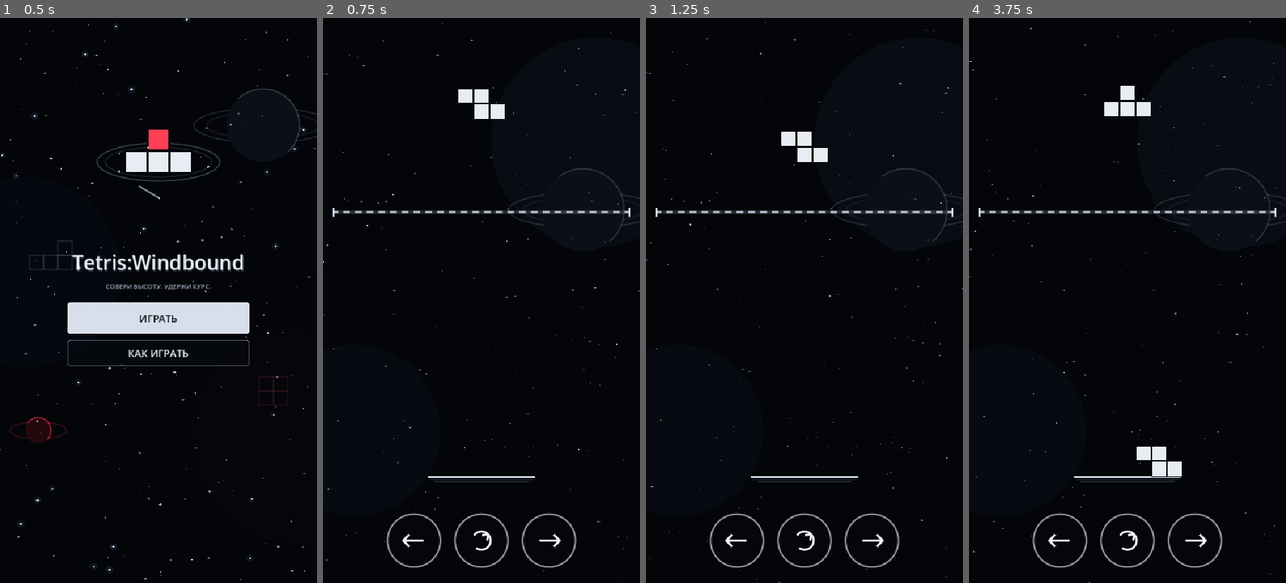
Above: before the commit, frames 1-4 (left to right).
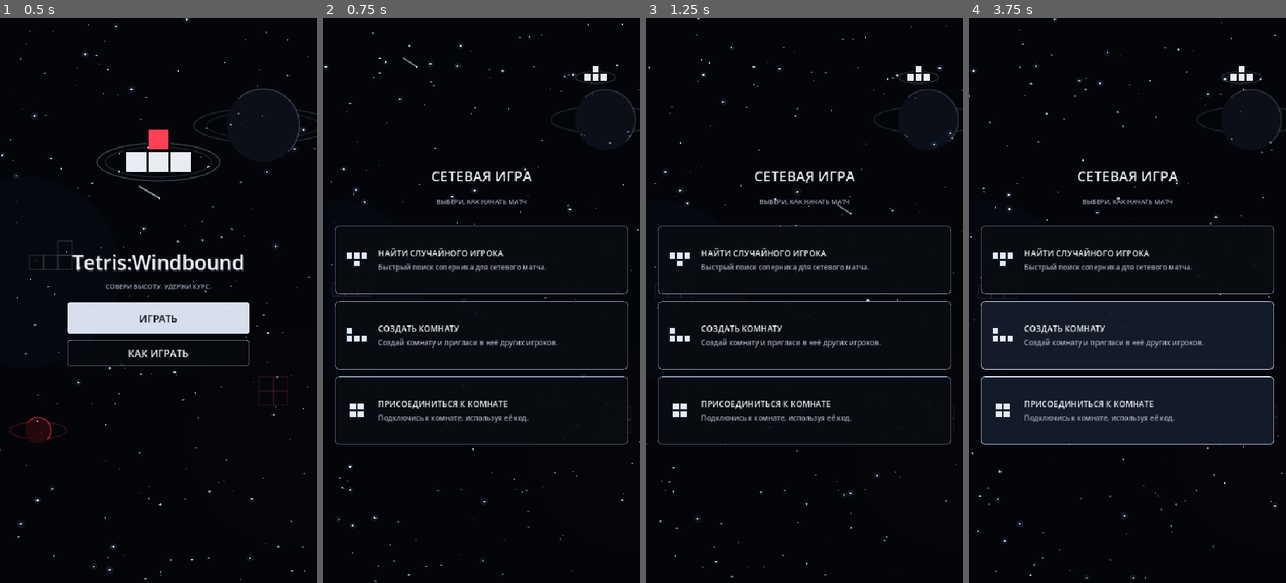
Above: after the commit, the same moments.

Repository: MrGardin/Tetris
Game: Godot game, scene res://scenes/Start/Start.tscn
The game is run twice, just before and just after one commit, with the same random seed, the same clock (stepped at 60 frames per second) and the same inputs.
Inputs (mouse positions are in pixels of both pictures, inside the frame that each line leads up to):
- Up to frame 1 (0.5 s): no input
- Up to frame 2 (0.75 s): click "ИГРАТЬ" at 0.5 s
- Up to frame 3 (1.25 s): no input
- Up to frame 4 (3.75 s): tap Enter at 1.25 s; move the mouse to (1197, 272) at 1.27 s; hold D 1.28-2 s; click (1197, 272) at 1.42 s; drag from (1064, 328) to (1111, 413) at 2.02 s; move the mouse to (1159, 176) at 2.77 s; hold D 2.78-3.5 s; click (1159, 176) at 2.92 s; drag from (1111, 413) to (1032, 215) at 3.52 s

Frame 1 is identical in both runs. In frame 2, 6.5% of the frame differs, in the area x 0-100%, y 0-100%; in frame 3, 6.6%; in frame 4, 23%.

Commit message:
Экран выбора мультиплеера

Diff:
--- a/scenes/HowToPlay/how_to_play.gd
+++ b/scenes/HowToPlay/how_to_play.gd
@@ -3,7 +3,7 @@
 ## Центрируется между безопасными отступами экрана; при нехватке места прокручивается.
 
 @export_file("*.tscn")
-var start_scene_path: String = "res://scenes/Start/Start.tscn"
+var start_scene_path: String = "res://scenes/MultiplayerMenu/MultiplayerMenu.tscn"
 
 @export_file("*.tscn")
 var main_scene_path: String = "res://Main.tscn"
--- /dev/null
+++ b/scenes/MultiplayerMenu/MultiplayerMenu.tscn
@@ -0,0 +1,6 @@
+[gd_scene load_steps=2 format=3 uid="uid://2f3inybrv578"]
+
+[ext_resource type="Script" uid="uid://dqr27pbrcsgf4" path="res://scenes/MultiplayerMenu/multiplayer_menu.gd" id="1_sblvh"]
+
+[node name="MultiplayerMenu" type="Node2D"]
+script = ExtResource("1_sblvh")
--- /dev/null
+++ b/scenes/MultiplayerMenu/multiplayer_menu.gd
@@ -0,0 +1,503 @@
+extends Node2D
+## Экран выбора сетевого режима Tetris:Windbound.
+## Карточки пока только отображаются — логика нажатий не подключена.
+
+const SPACE := Color("#030509")
+const WHITE := Color("#f0f3f8")
+const MUTED := Color("#a6b0c0")
+const CARD_TEXT := Color("#dce5f5")
+const CARD_ICON := Color("#e4ebf6")
+const CARD_ICON_DARK := Color("#182130")
+
+# Иконки тетромино: клетки заданы в координатах сетки.
+const PIECE_SHAPES: Array = [
+	[Vector2i(0, 0), Vector2i(1, 0), Vector2i(2, 0), Vector2i(1, 1)],
+	[Vector2i(0, 0), Vector2i(0, 1), Vector2i(1, 1), Vector2i(2, 1)],
+	[Vector2i(0, 0), Vector2i(1, 0), Vector2i(0, 1), Vector2i(1, 1)]
+]
+
+
+class TetrominoIcon extends Control:
+	var piece_index := 0
+
+	func _draw() -> void:
+		var shapes: Array = [
+			[Vector2i(0, 0), Vector2i(1, 0), Vector2i(2, 0), Vector2i(1, 1)],
+			[Vector2i(0, 0), Vector2i(0, 1), Vector2i(1, 1), Vector2i(2, 1)],
+			[Vector2i(0, 0), Vector2i(1, 0), Vector2i(0, 1), Vector2i(1, 1)]
+		]
+
+		var shape: Array = shapes[clampi(piece_index, 0, shapes.size() - 1)]
+		var cell_size := 13.0
+		var min_cell := Vector2i(999, 999)
+		var max_cell := Vector2i(-999, -999)
+
+		for cell: Vector2i in shape:
+			min_cell.x = mini(min_cell.x, cell.x)
+			min_cell.y = mini(min_cell.y, cell.y)
+			max_cell.x = maxi(max_cell.x, cell.x)
+			max_cell.y = maxi(max_cell.y, cell.y)
+
+		var shape_size := Vector2(
+			float(max_cell.x - min_cell.x + 1) * cell_size,
+			float(max_cell.y - min_cell.y + 1) * cell_size
+		)
+		var shape_origin := (size - shape_size) * 0.5
+
+		for cell: Vector2i in shape:
+			var local_cell := Vector2(
+				float(cell.x - min_cell.x),
+				float(cell.y - min_cell.y)
+			)
+			var rect := Rect2(
+				shape_origin + local_cell * cell_size,
+				Vector2.ONE * (cell_size - 1.0)
+			)
+
+			draw_rect(rect, CARD_ICON_DARK)
+			draw_rect(rect.grow(-1.4), CARD_ICON)
+
+
+var viewport_size := Vector2(540.0, 960.0)
+var elapsed := 0.0
+
+# x, y — начальная позиция; z — размер; w — фаза мерцания.
+var stars: Array[Vector4] = []
+var star_speeds: Array[Vector2] = []
+
+var scroll: ScrollContainer
+var centering: CenterContainer
+var content: VBoxContainer
+var cards: Array[Button] = []
+
+
+func _ready() -> void:
+	randomize()
+	viewport_size = get_viewport_rect().size
+
+	for i in 180:
+		stars.append(Vector4(
+			randf(),
+			randf(),
+			randf_range(0.7, 1.8),
+			randf_range(0.0, TAU)
+		))
+		star_speeds.append(Vector2(
+			randf_range(-4.0, 4.0),
+			randf_range(2.0, 11.0)
+		))
+
+	_build_interface()
+
+	get_viewport().size_changed.connect(_on_viewport_resized)
+	call_deferred("_update_safe_area")
+	queue_redraw()
+
+
+func _process(delta: float) -> void:
+	elapsed += delta
+	queue_redraw()
+
+
+func _draw() -> void:
+	if viewport_size.x <= 0.0 or viewport_size.y <= 0.0:
+		return
+
+	_draw_background()
+	_draw_planet()
+	_draw_stars()
+	_draw_meteors()
+	_draw_floating_blocks()
+	_draw_logo()
+
+
+func _draw_background() -> void:
+	draw_rect(Rect2(Vector2.ZERO, viewport_size), SPACE)
+
+	draw_circle(
+		Vector2(viewport_size.x * 0.04, viewport_size.y * 0.48),
+		viewport_size.x * 0.28,
+		Color(0.035, 0.055, 0.095, 0.32)
+	)
+
+	draw_circle(
+		Vector2(viewport_size.x * 0.97, viewport_size.y * 0.76),
+		viewport_size.x * 0.31,
+		Color(0.075, 0.025, 0.045, 0.17)
+	)
+
+
+func _draw_planet() -> void:
+	var center := Vector2(viewport_size.x * 0.89, viewport_size.y * 0.18)
+	var radius := minf(viewport_size.x * 0.095, 52.0)
+
+	_draw_ellipse(
+		center,
+		Vector2(radius * 1.8, radius * 0.45),
+		Color(0.72, 0.78, 0.88, 0.13),
+		1.0
+	)
+
+	draw_circle(center, radius, Color("#0b1018"))
+	draw_arc(
+		center,
+		radius,
+		-2.3,
+		0.8,
+		48,
+		Color(0.81, 0.86, 0.94, 0.18),
+		1.0,
+		true
+	)
+
+
+func _draw_stars() -> void:
+	for i in stars.size():
+		var star := stars[i]
+		var speed := star_speeds[i]
+
+		var x := fposmod(
+			star.x * viewport_size.x + speed.x * elapsed,
+			viewport_size.x
+		)
+		var y := fposmod(
+			star.y * viewport_size.y + speed.y * elapsed,
+			viewport_size.y
+		)
+
+		var twinkle := 0.5 + 0.5 * sin(elapsed * 2.0 + star.w)
+		var alpha := 0.22 + 0.70 * twinkle
+		var point := Vector2(x, y)
+
+		if star.z > 1.35 and twinkle > 0.78:
+			draw_circle(
+				point,
+				star.z * 3.5,
+				Color(0.56, 0.70, 1.0, 0.045 + twinkle * 0.055)
+			)
+
+		draw_circle(point, star.z, Color(0.88, 0.92, 1.0, alpha))
+
+		if star.z > 1.5:
+			draw_line(
+				point - Vector2(2.5, 0.0),
+				point + Vector2(2.5, 0.0),
+				Color(0.88, 0.92, 1.0, alpha * 0.35),
+				0.7,
+				true
+			)
+
+
+func _draw_meteors() -> void:
+	for i in 3:
+		var cycle := fposmod(elapsed + float(i) * 2.7, 8.0)
+		if cycle > 1.0:
+			continue
+
+		var progress := cycle
+		var x := fposmod(float(i) * 0.37 + 0.18 + progress * 0.70, 1.0)
+		var y := fposmod(float(i) * 0.23 + progress * 0.52, 1.0)
+
+		var head := Vector2(x * viewport_size.x, y * viewport_size.y)
+		var tail := head + Vector2(-23.0, -15.0)
+
+		draw_line(tail, head, Color(0.74, 0.84, 1.0, 0.08), 3.0, true)
+		draw_line(tail, head, Color(0.90, 0.94, 1.0, 0.48), 1.0, true)
+		draw_circle(head, 1.2, Color(1.0, 1.0, 1.0, 0.75))
+
+
+func _draw_floating_blocks() -> void:
+	var cell_size := clampf(viewport_size.x * 0.04, 16.0, 23.0)
+	var drift := sin(elapsed * 0.7) * 6.0
+
+	_draw_ghost_piece(
+		Vector2(viewport_size.x * 0.09, viewport_size.y * 0.48 + drift),
+		cell_size,
+		[
+			Vector2i(-1, 0),
+			Vector2i(0, 0),
+			Vector2i(1, 0),
+			Vector2i(1, -1)
+		],
+		Color(0.78, 0.84, 0.94, 0.08)
+	)
+
+	_draw_ghost_piece(
+		Vector2(viewport_size.x * 0.91, viewport_size.y * 0.70 - drift),
+		cell_size,
+		[
+			Vector2i(0, 0),
+			Vector2i(1, 0),
+			Vector2i(0, 1),
+			Vector2i(1, 1)
+		],
+		Color(0.78, 0.84, 0.94, 0.07)
+	)
+
+
+func _draw_ghost_piece(
+	center: Vector2,
+	cell_size: float,
+	cells: Array[Vector2i],
+	color: Color
+) -> void:
+	for cell in cells:
+		var rect := Rect2(
+			center + Vector2(cell) * cell_size
+				- Vector2.ONE * cell_size * 0.5,
+			Vector2.ONE * cell_size
+		)
+		draw_rect(rect, color, false, 1.0, true)
+
+
+func _draw_logo() -> void:
+	var center := Vector2(viewport_size.x * 0.86, viewport_size.y * 0.105)
+	var cell_size := clampf(viewport_size.x * 0.025, 11.0, 15.0)
+
+	_draw_ellipse(
+		center,
+		Vector2(cell_size * 2.5, cell_size * 0.75),
+		Color(0.72, 0.79, 0.91, 0.17),
+		1.0
+	)
+
+	var cells: Array[Vector2i] = [
+		Vector2i(-1, 0),
+		Vector2i(0, 0),
+		Vector2i(1, 0),
+		Vector2i(0, -1)
+	]
+
+	for cell in cells:
+		var rect := Rect2(
+			center + Vector2(cell) * cell_size
+				- Vector2.ONE * cell_size * 0.5,
+			Vector2.ONE * cell_size
+		)
+		draw_rect(rect.grow(1.0), Color("#05070b"))
+		draw_rect(rect.grow(-1.5), Color("#e9edf3"))
+
+
+func _draw_ellipse(
+	center: Vector2,
+	radii: Vector2,
+	color: Color,
+	width: float
+) -> void:
+	var points := PackedVector2Array()
+
+	for i in 65:
+		var angle := TAU * float(i) / 64.0
+		points.append(
+			center + Vector2(
+				cos(angle) * radii.x,
+				sin(angle) * radii.y
+			)
+		)
+
+	draw_polyline(points, color, width, true)
+
+
+func _build_interface() -> void:
+	var canvas_layer := CanvasLayer.new()
+	add_child(canvas_layer)
+
+	var root := Control.new()
+	root.set_anchors_and_offsets_preset(Control.PRESET_FULL_RECT)
+	root.mouse_filter = Control.MOUSE_FILTER_PASS
+	canvas_layer.add_child(root)
+
+	scroll = ScrollContainer.new()
+	scroll.set_anchors_and_offsets_preset(Control.PRESET_FULL_RECT)
+	scroll.horizontal_scroll_mode = ScrollContainer.SCROLL_MODE_DISABLED
+	scroll.vertical_scroll_mode = ScrollContainer.SCROLL_MODE_AUTO
+	scroll.follow_focus = true
+	root.add_child(scroll)
+
+	centering = CenterContainer.new()
+	centering.size_flags_horizontal = Control.SIZE_EXPAND_FILL
+	centering.size_flags_vertical = Control.SIZE_EXPAND_FILL
+	scroll.add_child(centering)
+
+	content = VBoxContainer.new()
+	content.size_flags_horizontal = Control.SIZE_EXPAND_FILL
+	content.size_flags_vertical = Control.SIZE_SHRINK_CENTER
+	content.add_theme_constant_override("separation", 12)
+	centering.add_child(content)
+
+	_add_header()
+
+	cards.append(_create_card(
+		0,
+		"НАЙТИ СЛУЧАЙНОГО ИГРОКА",
+		"Быстрый поиск соперника для сетевого матча."
+	))
+
+	cards.append(_create_card(
+		1,
+		"СОЗДАТЬ КОМНАТУ",
+		"Создай комнату и пригласи в неё других игроков."
+	))
+
+	cards.append(_create_card(
+		2,
+		"ПРИСОЕДИНИТЬСЯ К КОМНАТЕ",
+		"Подключись к комнате, используя её код."
+	))
+
+	for card in cards:
+		content.add_child(card)
+
+
+func _add_header() -> void:
+	var title := Label.new()
+	title.text = "СЕТЕВАЯ ИГРА"
+	title.custom_minimum_size = Vector2(0.0, 40.0)
+	title.size_flags_horizontal = Control.SIZE_EXPAND_FILL
+	title.horizontal_alignment = HORIZONTAL_ALIGNMENT_CENTER
+	title.vertical_alignment = VERTICAL_ALIGNMENT_CENTER
+	title.add_theme_font_size_override("font_size", 24)
+	title.add_theme_color_override("font_color", WHITE)
+	content.add_child(title)
+
+	var subtitle := Label.new()
+	subtitle.text = "ВЫБЕРИ, КАК НАЧАТЬ МАТЧ"
+	subtitle.custom_minimum_size = Vector2(0.0, 22.0)
+	subtitle.size_flags_horizontal = Control.SIZE_EXPAND_FILL
+	subtitle.horizontal_alignment = HORIZONTAL_ALIGNMENT_CENTER
+	subtitle.vertical_alignment = VERTICAL_ALIGNMENT_CENTER
+	subtitle.add_theme_font_size_override("font_size", 11)
+	subtitle.add_theme_color_override("font_color", MUTED)
+	content.add_child(subtitle)
+
+	var spacer := Control.new()
+	spacer.custom_minimum_size = Vector2(0.0, 6.0)
+	content.add_child(spacer)
+
+
+func _create_card(
+	piece_index: int,
+	heading: String,
+	description: String
+) -> Button:
+	var button := Button.new()
+	button.text = ""
+	button.custom_minimum_size = Vector2(0.0, 116.0)
+	button.size_flags_horizontal = Control.SIZE_EXPAND_FILL
+	button.focus_mode = Control.FOCUS_ALL
+	button.mouse_filter = Control.MOUSE_FILTER_STOP
+
+	button.add_theme_stylebox_override("normal", _make_card_style(0))
+	button.add_theme_stylebox_override("hover", _make_card_style(1))
+	button.add_theme_stylebox_override("pressed", _make_card_style(2))
+	button.add_theme_stylebox_override("focus", _make_card_style(1))
+
+	var row := HBoxContainer.new()
+	row.set_anchors_and_offsets_preset(Control.PRESET_FULL_RECT)
+	row.offset_left = 14.0
+	row.offset_top = 10.0
+	row.offset_right = -14.0
+	row.offset_bottom = -10.0
+	row.add_theme_constant_override("separation", 12)
+	row.mouse_filter = Control.MOUSE_FILTER_IGNORE
+	button.add_child(row)
+
+	var icon := TetrominoIcon.new()
+	icon.piece_index = piece_index
+	icon.custom_minimum_size = Vector2(48.0, 48.0)
+	icon.size_flags_vertical = Control.SIZE_SHRINK_CENTER
+	icon.mouse_filter = Control.MOUSE_FILTER_IGNORE
+	row.add_child(icon)
+
+	var text_column := VBoxContainer.new()
+	text_column.size_flags_horizontal = Control.SIZE_EXPAND_FILL
+	text_column.size_flags_vertical = Control.SIZE_EXPAND_FILL
+	text_column.alignment = BoxContainer.ALIGNMENT_CENTER
+	text_column.add_theme_constant_override("separation", 5)
+	text_column.mouse_filter = Control.MOUSE_FILTER_IGNORE
+	row.add_child(text_column)
+
+	var title := Label.new()
+	title.text = heading
+	title.size_flags_horizontal = Control.SIZE_EXPAND_FILL
+	title.autowrap_mode = TextServer.AUTOWRAP_WORD_SMART
+	title.add_theme_font_size_override("font_size", 14)
+	title.add_theme_color_override("font_color", WHITE)
+	title.mouse_filter = Control.MOUSE_FILTER_IGNORE
+	text_column.add_child(title)
+
+	var detail := Label.new()
+	detail.text = description
+	detail.size_flags_horizontal = Control.SIZE_EXPAND_FILL
+	detail.autowrap_mode = TextServer.AUTOWRAP_WORD_SMART
+	detail.add_theme_font_size_override("font_size", 12)
+	detail.add_theme_color_override("font_color", MUTED)
+	detail.mouse_filter = Control.MOUSE_FILTER_IGNORE
+	text_column.add_child(detail)
+
+	return button
+
+
+func _make_card_style(state: int) -> StyleBoxFlat:
+	var style := StyleBoxFlat.new()
+	style.set_corner_radius_all(7)
+	style.set_border_width_all(1)
+	style.content_margin_left = 12.0
+	style.content_margin_right = 12.0
+	style.content_margin_top = 8.0
+	style.content_margin_bottom = 8.0
+
+	match state:
+		0:
+			# Тёмный космический фон карточки оставлен.
+			style.bg_color = Color(0.035, 0.045, 0.065, 0.92)
+			style.border_color = Color(0.58, 0.66, 0.79, 0.55)
+		1:
+			style.bg_color = Color(0.08, 0.11, 0.16, 0.97)
+			style.border_color = Color(0.82, 0.88, 0.98, 0.88)
+		2:
+			# Нажатие тоже без красных акцентов.
+			style.bg_color = Color(0.10, 0.14, 0.20, 0.98)
+			style.border_color = Color(0.74, 0.84, 1.0, 0.95)
+
+	return style
+
+
+func _update_safe_area() -> void:
+	viewport_size = get_viewport_rect().size
+
+	var safe_top := maxf(52.0, viewport_size.y * 0.055)
+	var safe_bottom := maxf(32.0, viewport_size.y * 0.04)
+	var side_margin := minf(20.0, viewport_size.x * 0.05)
+	var available_width := maxf(240.0, viewport_size.x - side_margin * 2.0)
+	var available_height := maxf(1.0, viewport_size.y - safe_top - safe_bottom)
+
+	scroll.offset_left = side_margin
+	scroll.offset_top = safe_top
+	scroll.offset_right = -side_margin
+	scroll.offset_bottom = -safe_bottom
+
+	# Явно задаём ширину контента и карточек по ширине телефона.
+	# Это не даёт контейнеру схлопнуть текст в узкую колонку.
+	content.custom_minimum_size.x = available_width
+
+	for card in cards:
+		card.custom_minimum_size.x = available_width
+		card.size_flags_horizontal = Control.SIZE_EXPAND_FILL
+
+	# Центрируем содержимое в безопасной области.
+	# Если оно выше экрана, ScrollContainer позволит прокрутить его.
+	var content_height := content.get_combined_minimum_size().y
+	centering.custom_minimum_size = Vector2(
+		available_width,
+		maxf(available_height, content_height)
+	)
+
+	scroll.queue_sort()
+	centering.queue_sort()
+	content.queue_sort()
+
+
+func _on_viewport_resized() -> void:
+	_update_safe_area()
+	queue_redraw()
--- a/scenes/Start/start.gd
+++ b/scenes/Start/start.gd
@@ -2,7 +2,7 @@
 ## Космический стартовый экран Tetris:Windbound.
 
 @export_file("*.tscn")
-var main_scene_path: String = "res://Main.tscn"
+var main_scene_path: String = "res://scenes/MultiplayerMenu/MultiplayerMenu.tscn"
 
 @export_file("*.tscn")
 var how_to_scene_path: String = "res://scenes/HowToPlay/HowToPlay.tscn"
Not shown, added: scenes/MultiplayerMenu/multiplayer_menu.gd.uid
